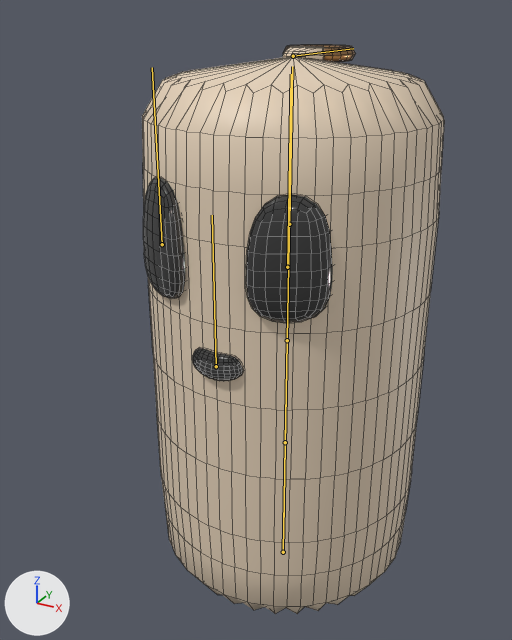
What one commit did to the FBX model Content/3D_Assets/Characters/PunchingBall/PunchingBallAnimations.fbx.
The view is the same before and after, from a camera (50 mm lens) standing at (1.04, -2.14, 2.12) and looking at (-0.07, -0.12, 1.11). The axes (+X, +Y, +Z) are drawn at lower left. The lights are the same throughout. The bones that bend it are drawn over the model as lines. Mesh edges are drawn as thin lines.

Objects in the first picture: 'PunchingBallMesh'.
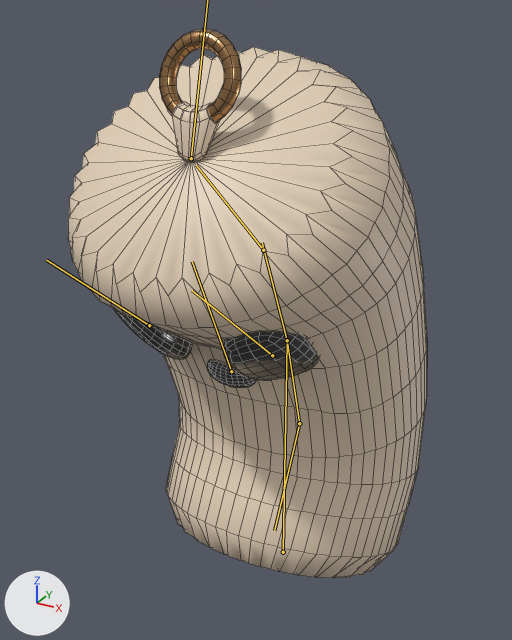
The newer file adds an action. The first version stands in its rest pose; the second is drawn at frame 15 of the action 'PunchingBall_MoveYDown'.

Location of each change, (x1, y1, x2, y2) in pixels of the pictures (512 x 640 px):
```json
{"object": "PunchingBallMesh", "change": "posed", "before": [142, 45, 444, 614], "after": [68, 29, 427, 578], "on screen": "19% wider"}
{"bone": "UpBase", "before": "(287, 340) to (289, 214)", "after": "(287, 340) to (262, 242)"}
{"bone": "UpExtend", "before": "(289, 224) to (292, 66)", "after": "(263, 250) to (196, 165)"}
{"bone": "EyeL", "before": "(287, 267) to (291, 74)", "after": "(272, 355) to (192, 290)"}
{"bone": "EyeR", "before": "(162, 244) to (152, 67)", "after": "(149, 325) to (46, 260)"}
{"bone": "Mouth", "before": "(216, 366) to (212, 215)", "after": "(231, 371) to (192, 261)"}
{"bone": "DownBase", "before": "(287, 340) to (285, 442)", "after": "(287, 340) to (299, 423)"}
{"bone": "DownExtend", "before": "(285, 442) to (283, 532)", "after": "(299, 423) to (274, 530)"}
```

Edits to the scene script, one JSON object a line:
```json
{"block": "bone_upbase", "where": "bone_upbase = bpy.data.objects['PunchingBallArmature'].pose.bones['UpBase']  # child of 'Base'"}
{"op": "set", "path": "bone_upbase.rotation_quaternion", "old": "(1.0, 0.0, 0.0, 0.0)", "new": "(0.977, -0.215, 0.0, 0.0)", "note": "degrees (0, 0, 0) -> degrees (-25, 0, 0)"}
{"block": "bone_upextend", "where": "bone_upextend = bpy.data.objects['PunchingBallArmature'].pose.bones['UpExtend']  # child of 'UpBase'"}
{"op": "set", "path": "bone_upextend.rotation_quaternion", "old": "(1.0, 0.0, 0.0, 0.0)", "new": "(0.98, -0.2, 0.0, 0.0)", "note": "degrees (0, 0, 0) -> degrees (-23, 0, 0)"}
{"block": "bone_eyel", "where": "bone_eyel = bpy.data.objects['PunchingBallArmature'].pose.bones['EyeL']  # child of 'UpExtend'"}
{"op": "set", "path": "bone_eyel.location", "old": "(0.0, 0.0, 0.0)", "new": "(0.0, 1.19, 0.81)"}
{"op": "set", "path": "bone_eyel.rotation_quaternion", "old": "(1.0, 0.0, 0.0, 0.0)", "new": "(1.0, -0.016, 0.0, 0.0)", "note": "degrees (0, 0, 0) -> degrees (-2, 0, 0)"}
{"block": "bone_eyer", "where": "bone_eyer = bpy.data.objects['PunchingBallArmature'].pose.bones['EyeR']  # child of 'UpExtend'"}
{"op": "set", "path": "bone_eyer.location", "old": "(0.0, 0.0, 0.0)", "new": "(0.0, 1.19, 0.81)"}
{"op": "set", "path": "bone_eyer.rotation_quaternion", "old": "(1.0, 0.0, 0.0, 0.0)", "new": "(1.0, -0.016, 0.0, 0.0)", "note": "degrees (0, 0, 0) -> degrees (-2, 0, 0)"}
{"block": "bone_ring", "where": "bone_ring = bpy.data.objects['PunchingBallArmature'].pose.bones['Ring']  # child of 'UpExtend'"}
{"op": "set", "path": "bone_ring.rotation_quaternion", "old": "(1.0, 0.0, 0.0, 0.0)", "new": "(0.972, -0.235, 0.0, 0.0)", "note": "degrees (0, 0, 0) -> degrees (-27, 0, 0)"}
{"block": "bone_mouth", "where": "bone_mouth = bpy.data.objects['PunchingBallArmature'].pose.bones['Mouth']  # child of 'UpBase'"}
{"op": "set", "path": "bone_mouth.location", "old": "(0.0, 0.0, 0.0)", "new": "(0.0, 1.03, 1.54)"}
{"block": "bone_downbase", "where": "bone_downbase = bpy.data.objects['PunchingBallArmature'].pose.bones['DownBase']  # child of 'Base'"}
{"op": "set", "path": "bone_downbase.rotation_quaternion", "old": "(1.0, 0.0, 0.0, 0.0)", "new": "(0.989, 0.145, 0.0, 0.0)", "note": "degrees (0, 0, 0) -> degrees (17, 0, 0)"}
{"block": "bone_downextend", "where": "bone_downextend = bpy.data.objects['PunchingBallArmature'].pose.bones['DownExtend']  # child of 'DownBase'"}
{"op": "set", "path": "bone_downextend.rotation_quaternion", "old": "(1.0, 0.0, 0.0, 0.0)", "new": "(0.924, -0.383, 0.0, 0.0)", "note": "degrees (0, 0, 0) -> degrees (-45, 0, 0)"}
```
